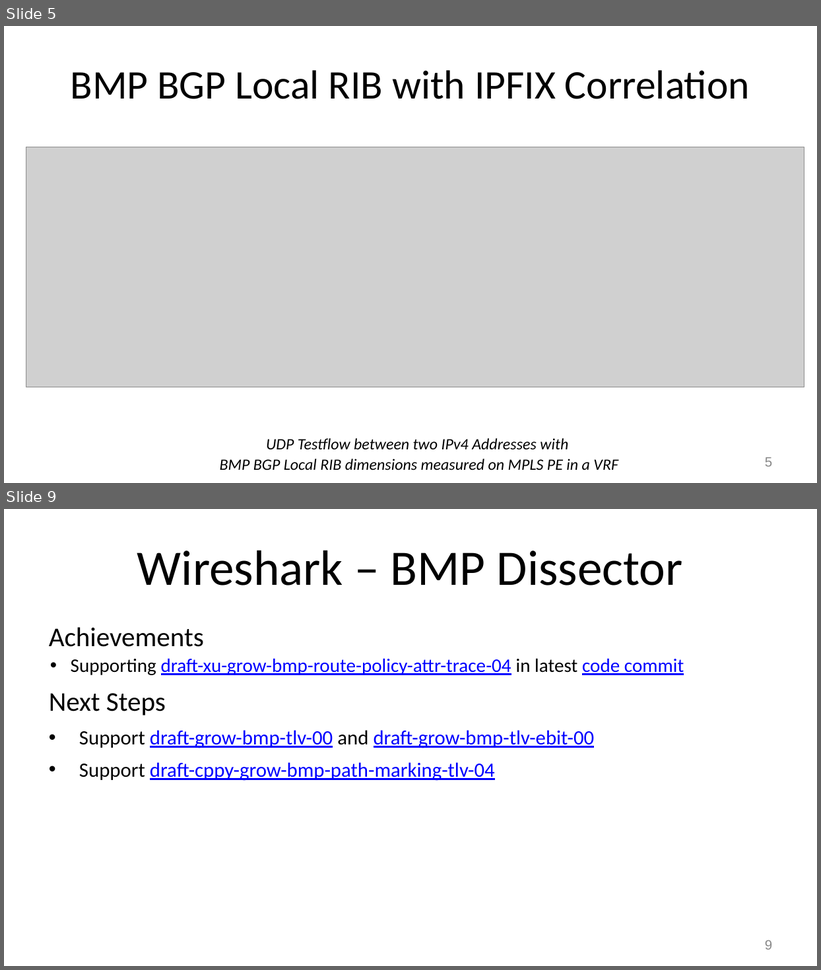
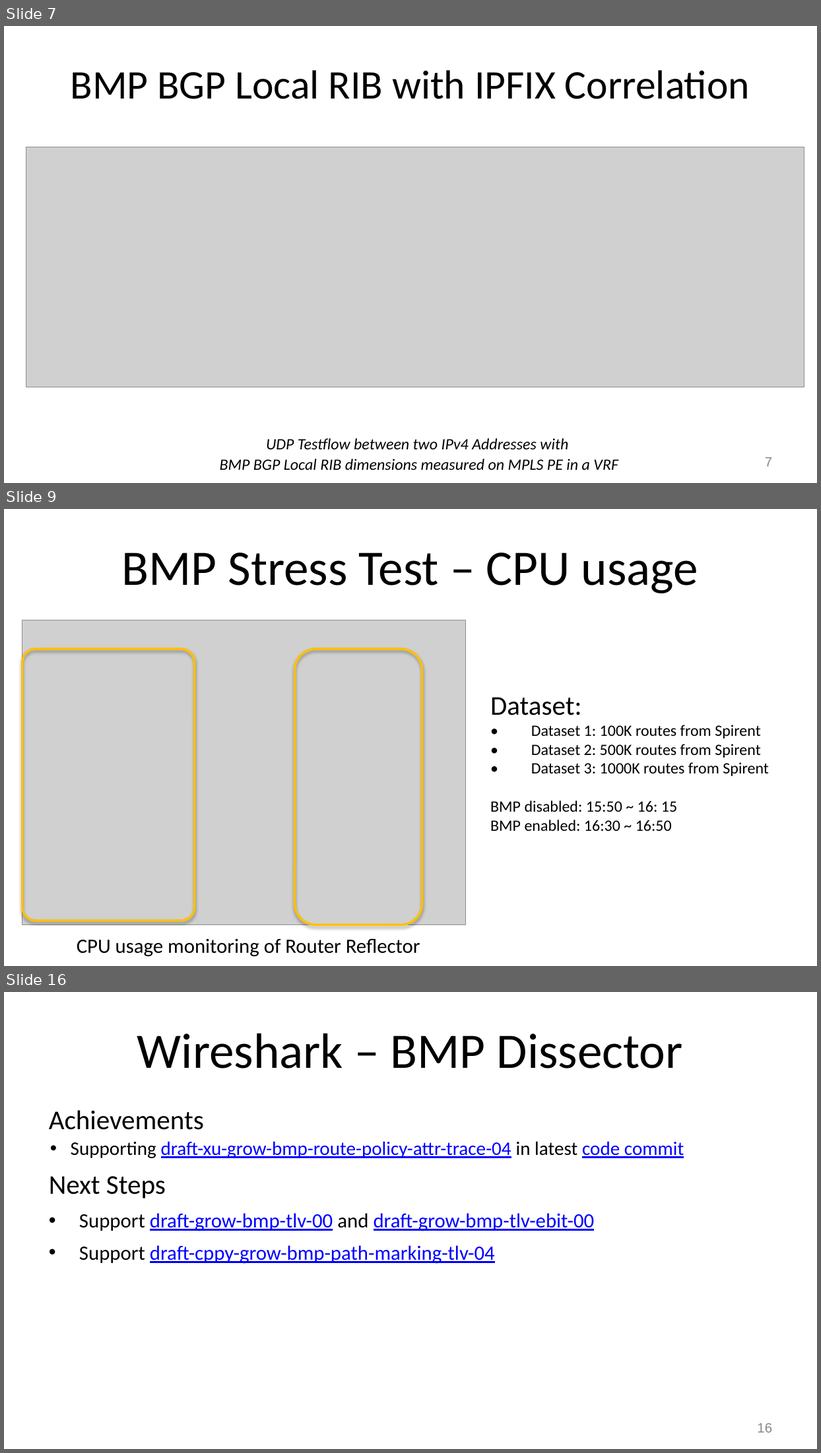
Before and after one commit to IETF-Hackathon/ietf108-project-presentations, a slide deck: ietf-108-hackathon-bmp.pptx. Shown one above the other, each under a label of ours: slides 5 and 9 before the commit, slides 7, 9 and 16 after it; the slides between them are not shown. The pictures are 821x970 and 821x1453 pixels, drawn with LibreOffice and Linux fonts; fonts in the diff are those of the drawing; grey boxes stand for pictures. Boxes give left, top, right and bottom in pixels: in the first picture for what was removed or moved away, otherwise in the second. Text is boxed around its words. In the diff, an @@ line names an element or a change of style, - is before the commit and + after.

```diff
--- a/ietf-108-hackathon-bmp.pptx
+++ b/ietf-108-hackathon-bmp.pptx
@@ slide 9 added at (4, 509, 817, 966), background #FFFFFF @@
@@ title added at (121, 553, 698, 593), 44 pt, text #000000 @@
+BMP Stress Test – CPU usage
@@ picture added at (22, 621, 466, 925) @@
@@ rounded rectangle added at (22, 649, 195, 920), outline #FFC000 2 pt @@
@@ rounded rectangle added at (295, 649, 422, 925), outline #FFC000 2 pt @@
@@ text added at (490, 697, 769, 831), 14 pt, text #000000 @@
+Dataset:
+• Dataset 1: 100K routes from Spirent
+• Dataset 2: 500K routes from Spirent
+• Dataset 3: 1000K routes from Spirent
+BMP disabled: 15:50 ~ 16: 15
+BMP enabled: 16:30 ~ 16:50
@@ text added at (77, 939, 420, 957), 18 pt, text #000000 @@
+CPU usage monitoring of Router Reflector
@@ what was slide 5 is now slide 7 @@
@@ page number at (765, 458, 772, 467): text changed @@
-5
+7
@@ what was slide 9 is now slide 16 @@
@@ page number at (757, 1424, 772, 1433): text changed @@
-9
+16
```
Also in this commit, not shown: 1 slide changed, 6 other slides added, 1 other file.
